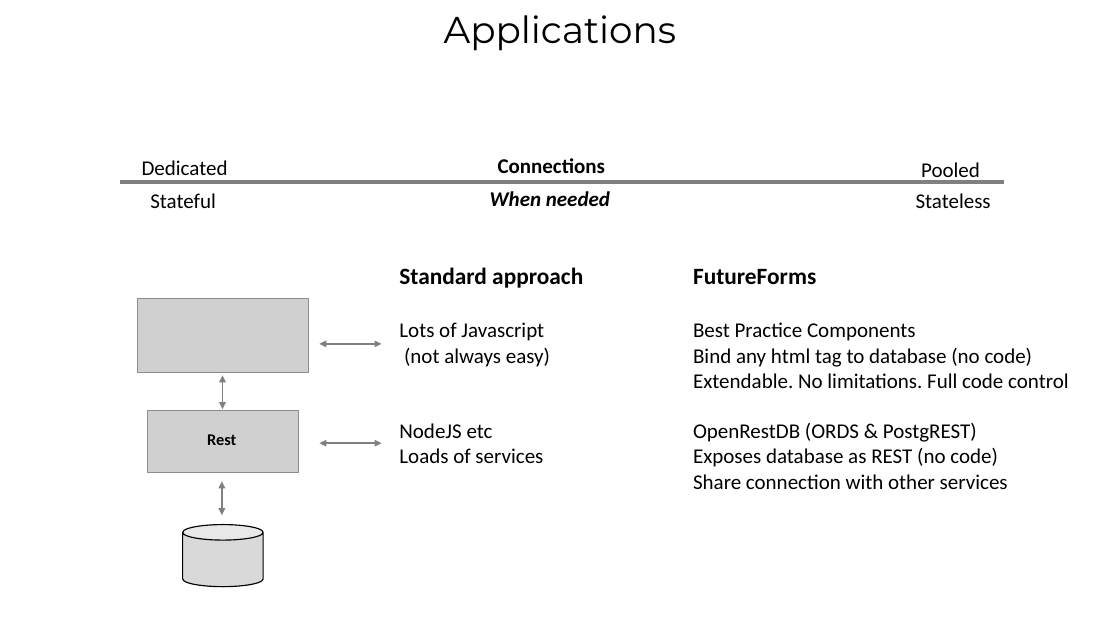
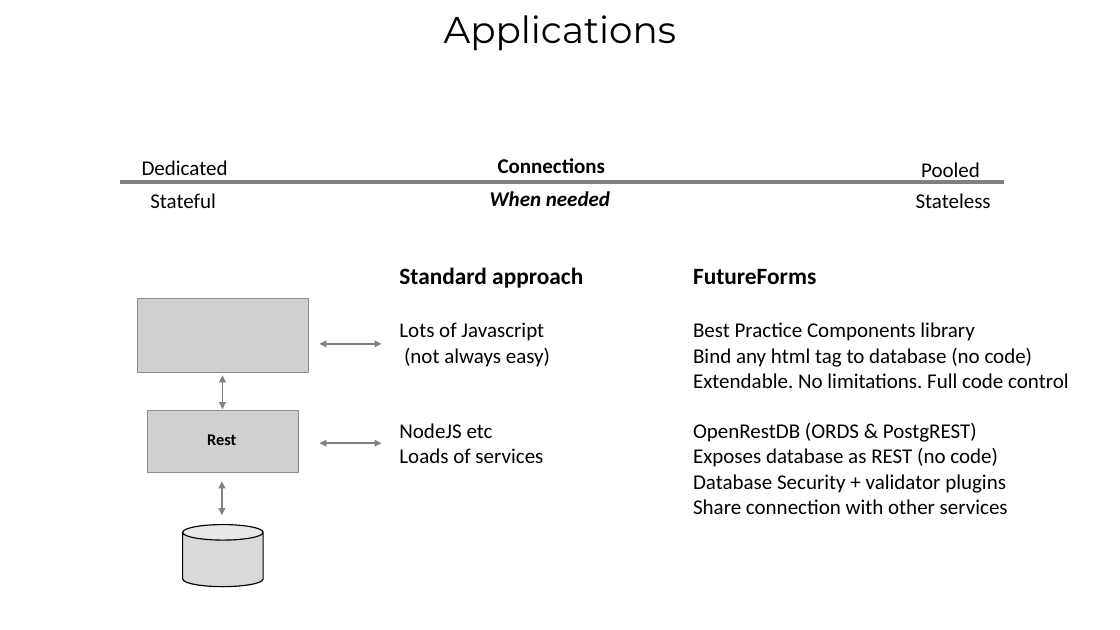
Before and after one commit to ahoeffner/forms42test, a slide deck: slide 4 of Trottinhg.pptx. Drawn at 1120x630 pixels with LibreOffice and Linux fonts; fonts in the diff are those of the drawing; grey boxes stand for pictures. Boxes give left, top, right and bottom in pixels: in the first picture for what was removed or moved away, otherwise in the second. Text is boxed around its words. In the diff, an @@ line names an element or a change of style, - is before the commit and + after.

```diff
--- a/Trottinhg.pptx
+++ b/Trottinhg.pptx
@@ text at [693, 322, 974, 341]: text changed @@
-Best Practice Components
+Best Practice Components library
@@ text at [693, 474, 1006, 493]: paragraph added @@
+Database Security + validator plugins
```
Also in this commit, not shown: 4 other slides changed.
